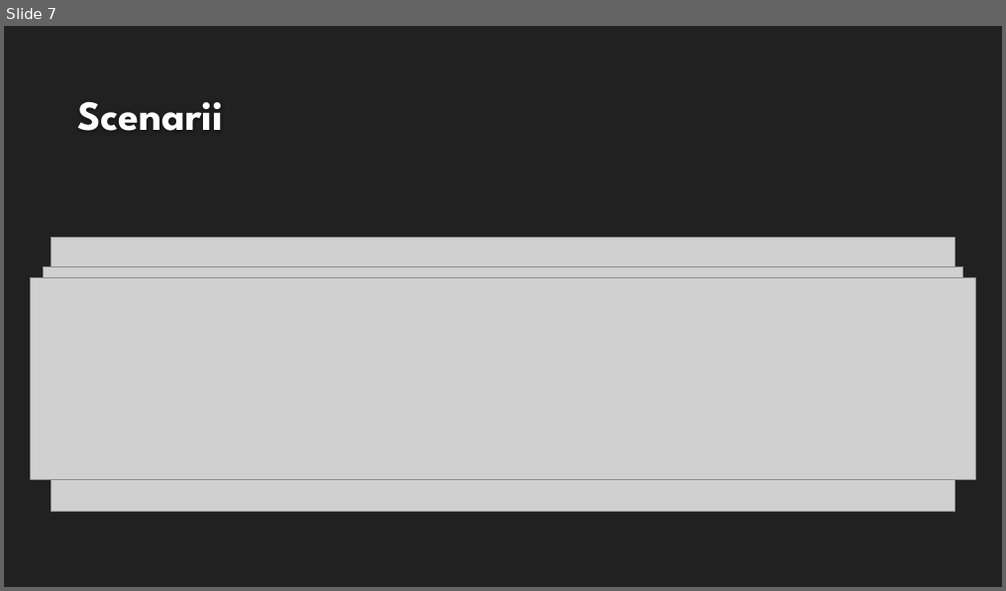
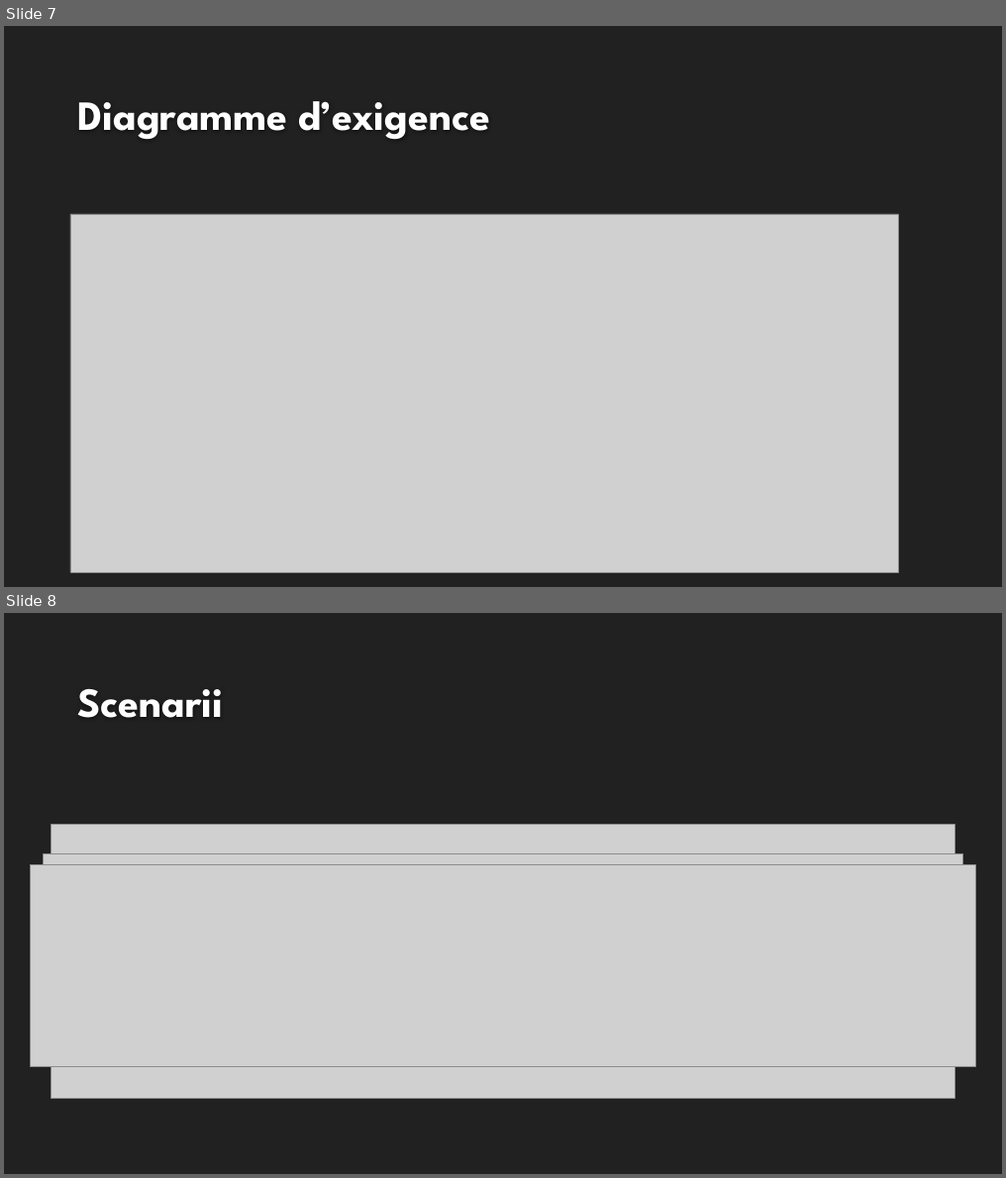
Before and after one commit to MRCThomas/testDeVerinSurBancHydraulique, a slide deck: Analyse/Hugo/Support Revue 0 Hugo.pptx. Shown one above the other, each under a label of ours: slide 7 before the commit, slides 7 and 8 after it. The pictures are 1006x591 and 1006x1178 pixels, drawn with LibreOffice and Linux fonts; fonts in the diff are those of the drawing; grey boxes stand for pictures; background and template pictures are left out. Boxes give left, top, right and bottom in pixels: in the first picture for what was removed or moved away, otherwise in the second. Text is boxed around its words. In the diff, an @@ line names an element or a change of style, - is before the commit and + after.

Commit message:
Support Visuel Hugo pour revue 0
Ajout de diapositive et modification de certain diagramme

```diff
--- a/Analyse/Hugo/Support Revue 0 Hugo.pptx
+++ b/Analyse/Hugo/Support Revue 0 Hugo.pptx
@@ slide 7 added at <box>4,26,1002,587</box>, background #212121 @@
@@ title added at <box>78,101,491,139</box>, 40 pt, text #FEFEFE, bold @@
+Diagramme d’exigence
@@ picture added at <box>70,214,899,572</box> @@
@@ what was slide 7 is now slide 8 @@
```
Also in this commit, not shown: 1 slide changed, 2 other slides added, 2 slides removed.
